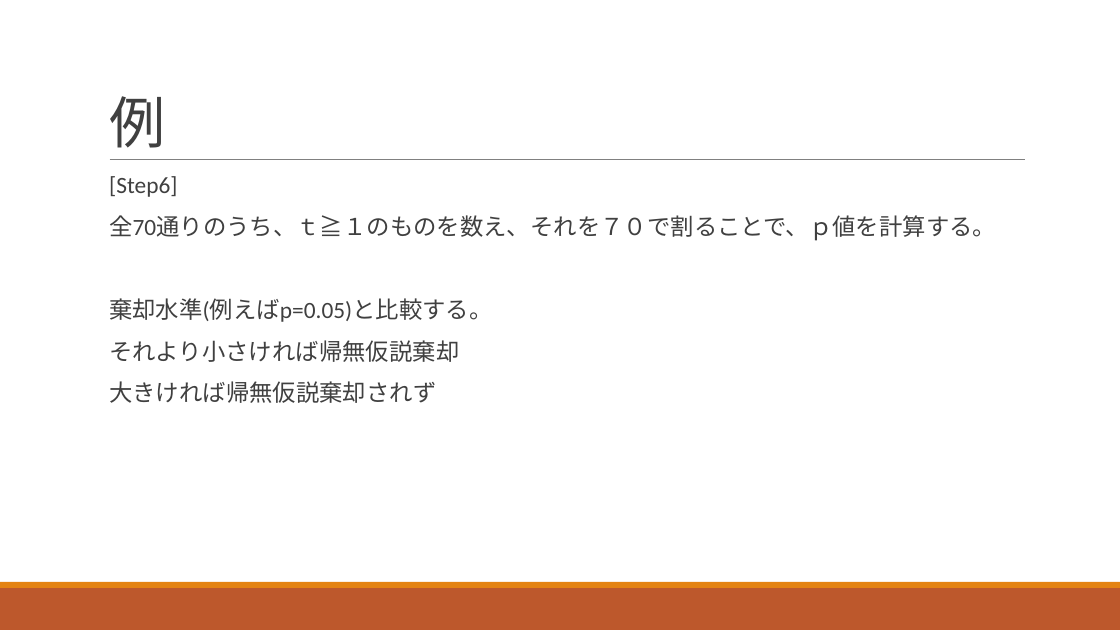
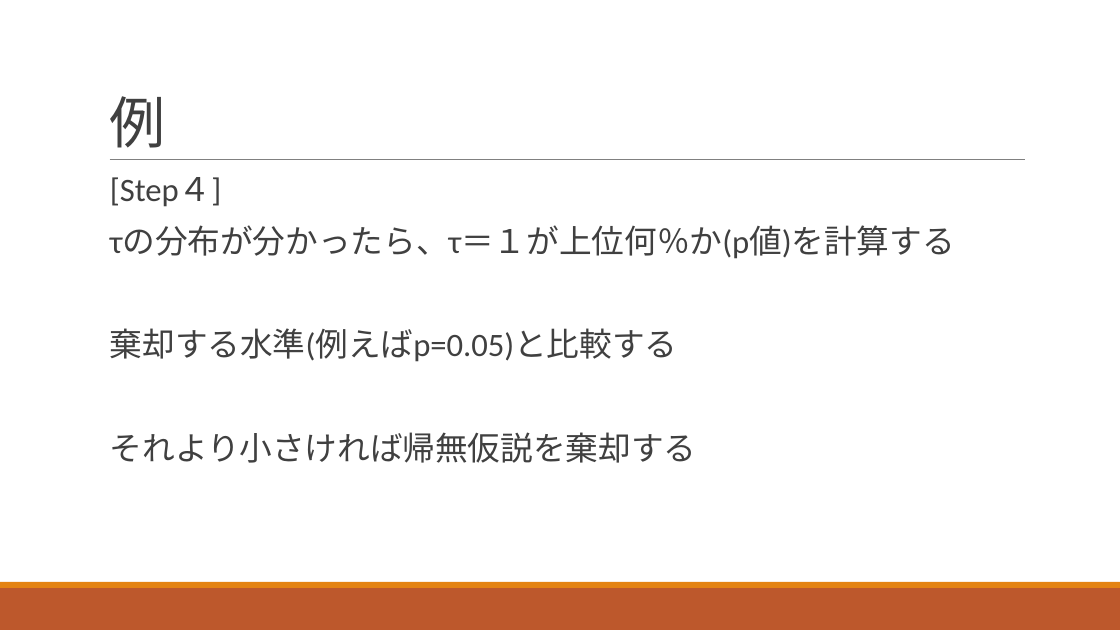
Before and after one commit to ritsuecon/owanseminar, a slide deck: slide 75 of 03-pocm/01-pocm_slides.pptx (slide 77 before the commit). Drawn at 1120x630 pixels with LibreOffice and Linux fonts; fonts in the diff are those of the drawing. Boxes give left, top, right and bottom in pixels: in the first picture for what was removed or moved away, otherwise in the second. Text is boxed around its words. In the diff, an @@ line names an element or a change of style, - is before the commit and + after.

```diff
--- a/03-pocm/01-pocm_slides.pptx
+++ b/03-pocm/01-pocm_slides.pptx
@@ text at [110, 177, 955, 463]: text changed; size 20 to 28 pt @@
-  [Step6]
-  全70通りのうち、ｔ≧１のものを数え、それを７０で割ることで、ｐ値を計算する。
-  棄却水準(例えばp=0.05)と比較する。
-  それより小さければ帰無仮説棄却
-  大きければ帰無仮説棄却されず
+  [Step４]
+  τの分布が分かったら、τ＝１が上位何％か(p値)を計算する
+  棄却する水準(例えばp=0.05)と比較する
+  それより小さければ帰無仮説を棄却する
```
Also in this commit, not shown: 12 other slides changed, 15 slides added, 11 slides removed.
